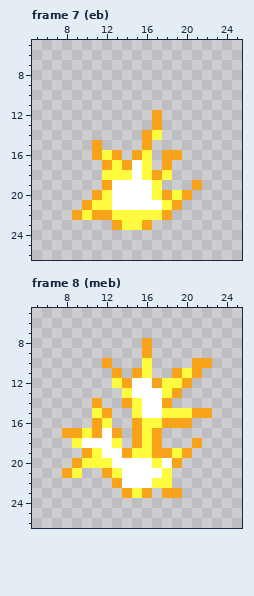
File history of a pixel-art file, editables/owls.aseprite. Above, as it was before the edit.
32x32 pixels, 10 frames. Shown: frame 7 (eb): x 5..25, y 5..26; frame 8 (meb): x 5..25, y 5..26.
After the commit:
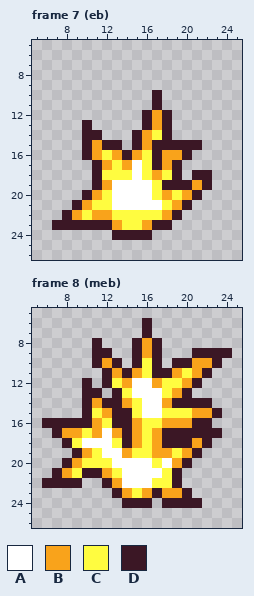
Palette (. is transparent): A #ffffff  B #f9a31b  C #fffc40  D #3b1725
Diff:
Frame 7 (eb), layer "Layer 3":
Colour D now appears in rows 10 to 11 at x 17; in row 12 at x 16 and 18; in row 13 at x 10, 16 and 18; in row 14 at x 10 to 11, 15 and 18; in row 15 at x 10, 12 to 13, 15 and 17 to 21; in row 16 at x 10, 14, 17 and 20.
Colour D now appears in row 17 at x 11, 17 and 19; in row 18 at x 11, 19 and 21 to 22; in row 19 at x 11, 18 to 20 and 22; in row 20 at x 10 and 21; in row 21 at x 9 and 20; in row 22 at x 8 and 19.
Colour D now appears in row 23 at x 7 to 12 and 17 to 18; in row 24 at x 13 to 16.
Frame 8 (meb), layer "Layer 3":
Colour D now appears in rows 6 to 7 at x 16; in row 8 at x 11, 15 and 17; in row 9 at x 11 to 12, 15, 17 and 21 to 24; in row 10 at x 11, 13, 15, 17, 19 to 20 and 23; in row 11 at x 12, 14, 17 to 18 and 22; in row 12 at x 10, 12 and 21.
Colour D now appears in row 13 at x 10 to 11, 13 and 20; in row 14 at x 10, 12 to 13 and 19 to 22; in row 15 at x 10, 13 to 14 and 23; in row 16 at x 6 to 10, 13 to 14 and 21 to 22; in row 17 at x 7, 14 and 18 to 23; in row 18 at x 8, 14, 18 to 20 and 22.
Colour D now appears in row 19 at x 9 and 21; in row 20 at x 8 and 20; in row 21 at x 7, 10 to 11 and 19; in row 22 at x 6 to 9, 12 and 19; in row 23 at x 13, 17 and 20; in row 24 at x 14 to 16 and 18 to 21.
Where, in picture pixels (left, top, right, bottom), the same in both pictures:
added: (52, 90, 212, 240)
added: (42, 318, 232, 508)
